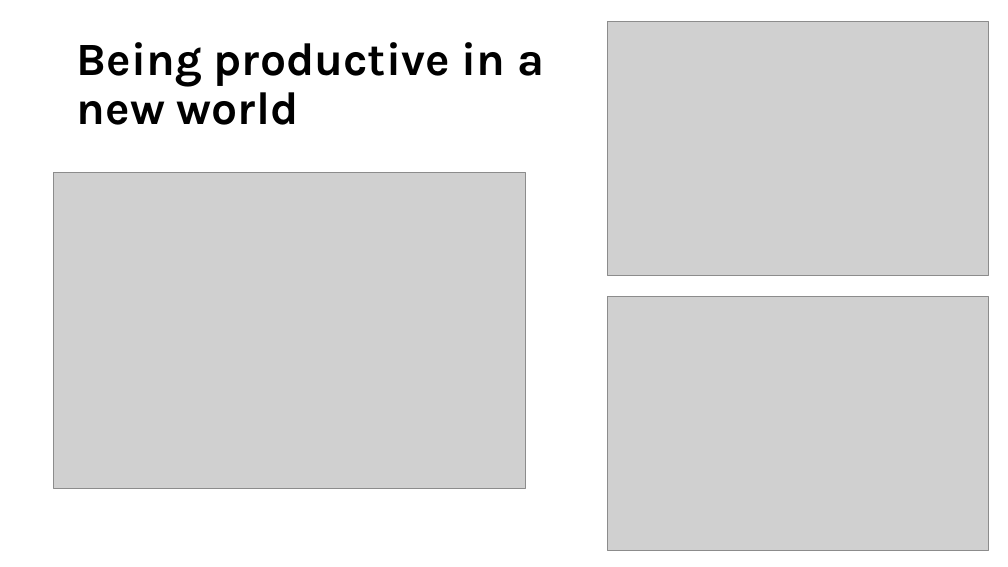
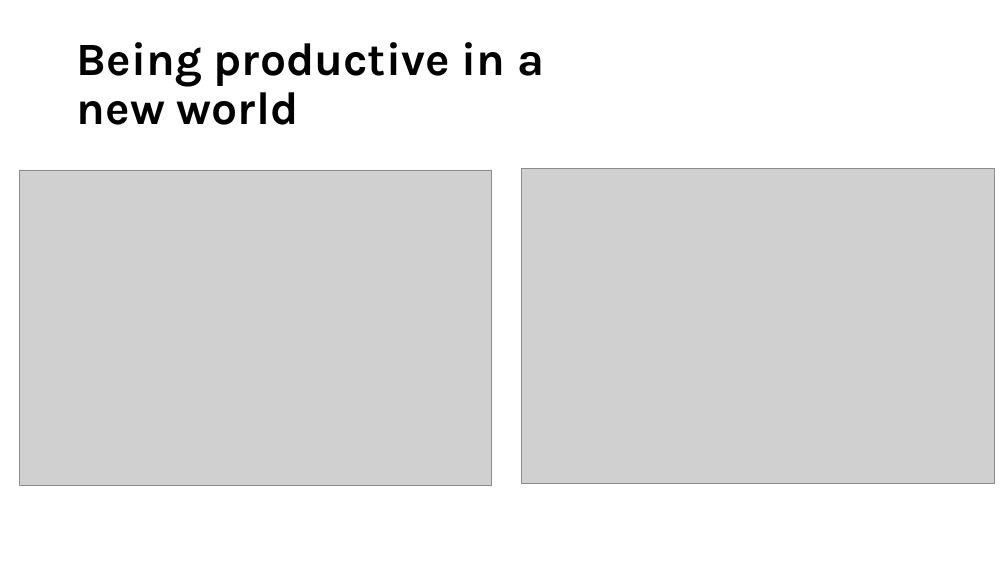
Before and after one commit to staceywai/bootcamp-project, a slide deck: slide 8 of Final Presentation/Bootcamp-Project-1.pptx. Drawn at 1008x567 pixels with LibreOffice and Linux fonts; fonts in the diff are those of the drawing; grey boxes stand for pictures; background and template pictures are left out. Boxes give left, top, right and bottom in pixels: in the first picture for what was removed or moved away, otherwise in the second. Text is boxed around its words. In the diff, an @@ line names an element or a change of style, - is before the commit and + after.

Commit message:
Adding images and updating ppt.

```diff
--- a/Final Presentation/Bootcamp-Project-1.pptx
+++ b/Final Presentation/Bootcamp-Project-1.pptx
@@ picture: place and size @@
-picture at [53, 173, 526, 488]
+picture at [19, 170, 492, 485]
@@ picture: place and size @@
-picture at [607, 22, 988, 276]
+picture at [522, 169, 994, 484]
@@ picture removed at [607, 297, 988, 551] @@
```
Also in this commit, not shown: 3 other slides changed, 2 slides added, 1 slide removed, 6 other files.
